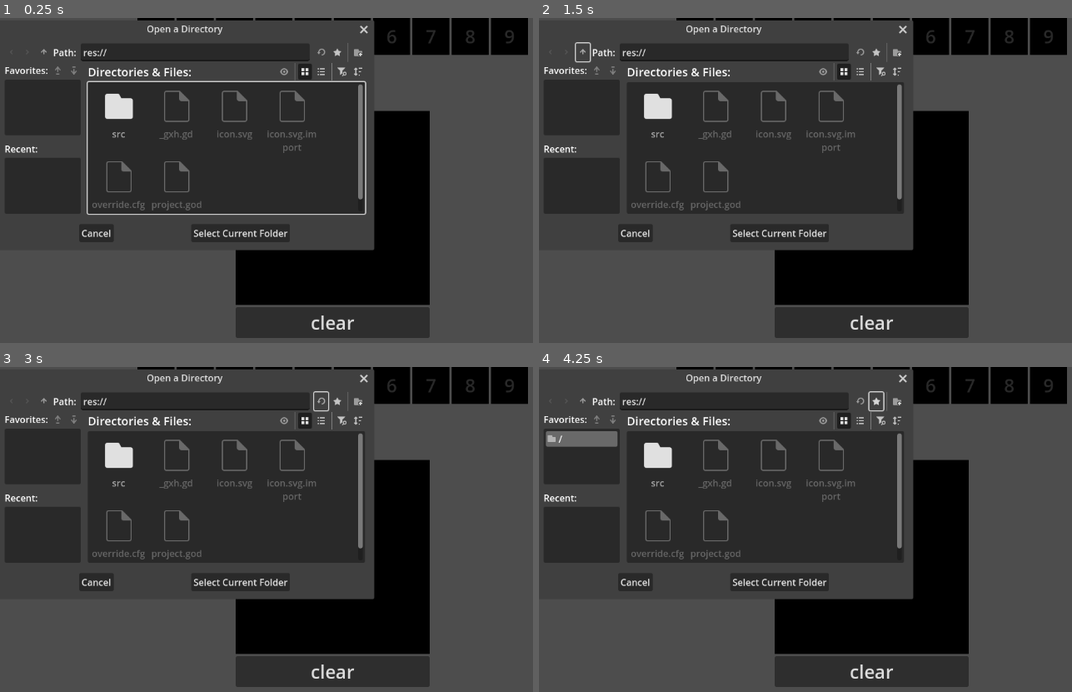
Above: before the commit, frames 1-4 (two rows, left to right).
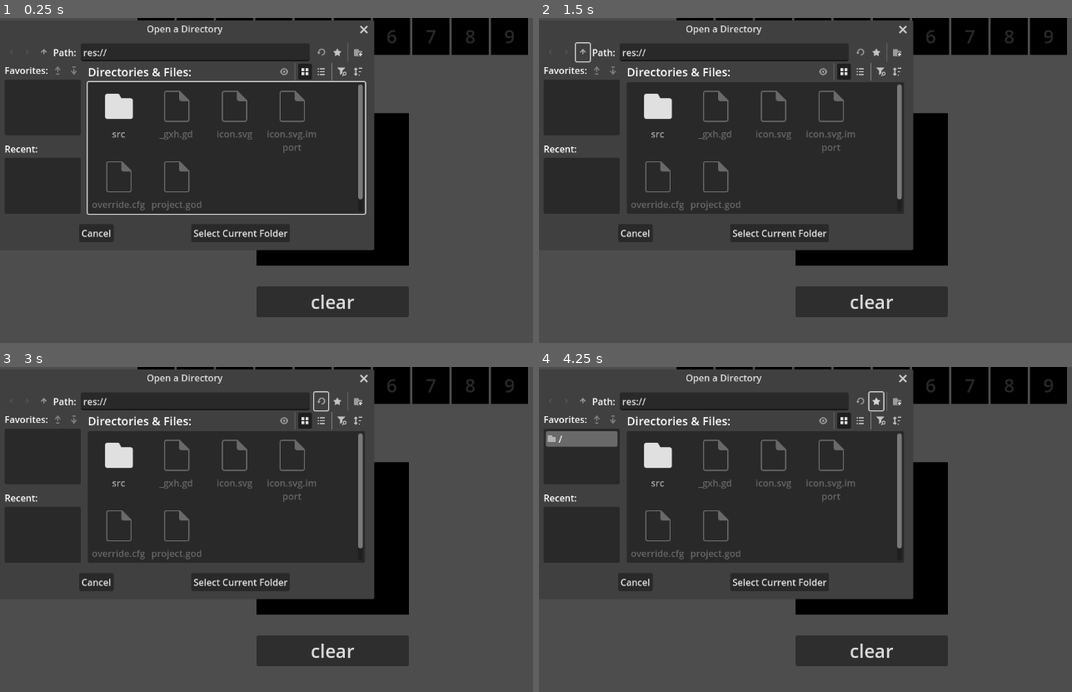
Above: after the commit, the same moments.

Repository: AI-MED-AGH/handwritten-digits-recognizer
Game: Godot game, scene res://src/main.tscn
The game is run twice, just before and just after one commit, with the same random seed, the same clock (stepped at 60 frames per second) and the same inputs.
Inputs (mouse positions are in pixels of both pictures, inside the frame that each line leads up to):
- Up to frame 1 (0.25 s): no input
- Up to frame 2 (1.5 s): click (581, 53) at 0.5 s; click (581, 53) at 1.25 s
- Up to frame 3 (3 s): click "clear" at 2 s; click (319, 402) at 2.75 s
- Up to frame 4 (4.25 s): click (874, 402) at 3.5 s

The runs differ from the first frame. In frame 1, 9.2% of the frame differs, in the area x 44-81%, y 28-99%; in frame 2, 9.2%; in frame 3, 9.2%; in frame 4, 9.2%.

Commit message:
Make editable margin to improve digits recognision when drawn close to the edges

Diff:
--- a/godot_project/src/Canvas.gd
+++ b/godot_project/src/Canvas.gd
@@ -4,7 +4,7 @@
 
 @export var pen_color = Color(1, 1, 0)
 @export_range(0.1, 50) var pen_radius: float = 5
-@export_range(1, 10) var pen_delay: float = 1
+@export var margin_at_each_side: int = 0
 
 @onready var viewport = SubViewport.new()
 @onready var board = TextureRect.new()
@@ -19,8 +19,13 @@
 
 
 func _ready():
-	image = Image.create_empty(28, 28, false, Image.Format.FORMAT_L8)
+	var img_size = Vector2i(28 - margin_at_each_side*2, 28 - margin_at_each_side*2)
+	image = Image.create_empty(img_size.x, img_size.y, false, Image.Format.FORMAT_L8)
 	_update_texture_image()
+
+	custom_minimum_size = img_size
+	size = img_size
+	get_parent().custom_minimum_size = custom_minimum_size * scale
 
 	redrawed_timer.wait_time = 0.2
 	redrawed_timer.one_shot = false
@@ -84,7 +89,6 @@
 			_emit_redrawed_signal_for_frame()
 
 	if event is InputEventScreenDrag or (event is InputEventMouseMotion and _is_dragging):
-		#if event.relative.length() > pen_delay:
 		_draw_at_mouse()
 
 
@@ -100,4 +104,10 @@
 
 
 func _emit_redrawed_signal_for_frame() -> void:
-	redrawed.emit(image)
+	var img_with_margins = Image.create_empty(28, 28, false, Image.Format.FORMAT_L8)
+
+	for y in range(margin_at_each_side, 28-margin_at_each_side):
+		for x in range(margin_at_each_side, 28-margin_at_each_side):
+			img_with_margins.set_pixel(x, y, image.get_pixel(x-margin_at_each_side, y-margin_at_each_side))
+
+	redrawed.emit(img_with_margins)
--- a/godot_project/src/main.tscn
+++ b/godot_project/src/main.tscn
@@ -76,14 +76,14 @@
 clip_contents = true
 custom_minimum_size = Vector2(28, 28)
 layout_mode = 0
+offset_top = -32.0
 offset_right = 28.0
-offset_bottom = 28.0
-grow_horizontal = 2
-grow_vertical = 2
+offset_bottom = -4.0
 scale = Vector2(12, 12)
 script = ExtResource("2_5q4o7")
 pen_color = Color(1, 1, 1, 1)
 pen_radius = 1.5
+margin_at_each_side = 3
 
 [node name="ClearButton" type="Button" parent="VBoxContainer/CenterContainer/VBoxContainer"]
 unique_name_in_owner = true
